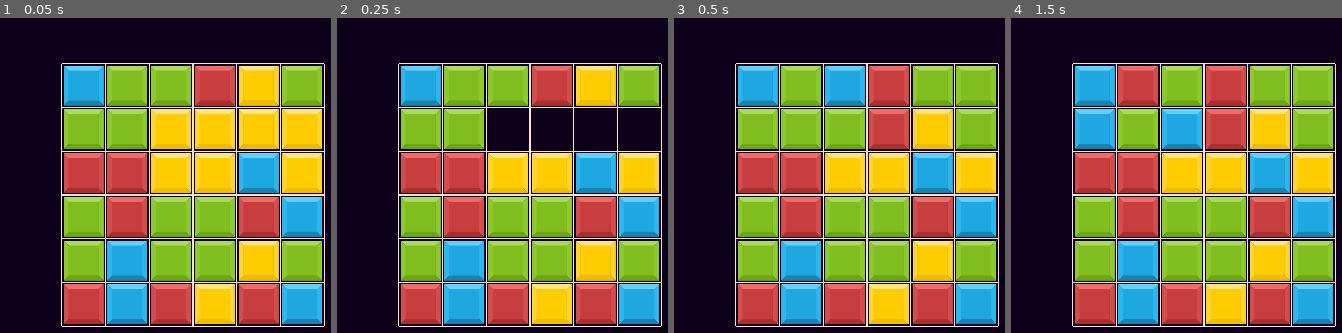
Above: before the commit, frames 1-4 (left to right).
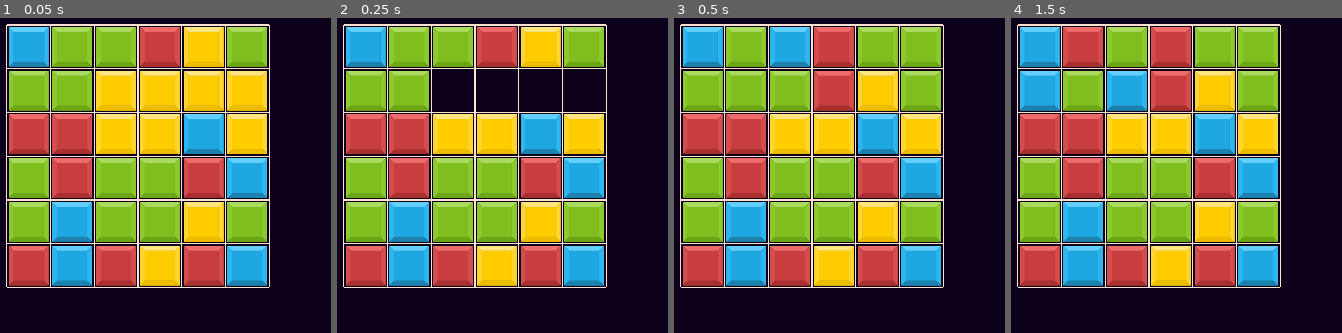
Above: after the commit, the same moments.

Repository: bonsaipropaganda/match-3-with-a-twist
Game: Godot game, scene res://Content/world.tscn
Two runs of this game, one before a commit and one after it. Both use one fixed random seed, a clock stepped at 60 frames per second and the inputs below. The engine's default icon, where the game draws it, is replaced by a stand-in: a white triangle on a blue panel in a dark square.
Inputs (mouse positions are in pixels of both pictures, inside the frame that each line leads up to):
- Up to frame 1 (0.05 s): no input
- Up to frame 2 (0.25 s): no input
- Up to frame 3 (0.5 s): no input
- Up to frame 4 (1.5 s): move the mouse to (1093, 84) at 0.52 s; click (1093, 84) at 0.6 s; tap Enter at 1.25 s; move the mouse to (1136, 128) at 1.27 s; click (1136, 128) at 1.35 s

The runs differ from the first frame. In frame 1, 79% of the frame differs, in the area x 1-99%, y 1-99%; in frame 2, 78%; in frame 3, 79%; in frame 4, 79%.

Commit message:
Add connected tiles as children of grid rather than world. Cleaned up code a bit.

Diff:
--- a/Content/Grid/grid.gd
+++ b/Content/Grid/grid.gd
@@ -12,13 +12,12 @@
 @export var tile_width = 70
 
 @onready var tile_scene := preload("res://Content/Tile/tile.tscn")
+@onready var connected_scene := preload("res://Content/Tile/connected_tiles.tscn")
 @export var connected_tile_scene: PackedScene
 
 var grid: Array
 var group_counts: Dictionary
 var done_updating := false
-
-signal match_created
 
 func _ready():
 	if !Engine.is_editor_hint():
@@ -86,7 +85,8 @@
 
 func set_tile_scene_position(tile, x, y):
 	tile.position = Vector2(x * tile_width, y * tile_width) + Vector2(TILE_MARGIN, TILE_MARGIN)
-	tile.grid_pos = Vector2(x,y)
+	if tile.get("grid_pos") != null:
+		tile.grid_pos = Vector2(x,y)
 
 func add_tile(x, y) -> bool:
 	if (x < 0 || x >= grid_width || y < 0 || y >= grid_height):
@@ -181,9 +181,11 @@
 			var match_type = i[0] # color of the match check tile scene to see what color the number coordinates too
 			var x = i[1] # x and y cords of each tile in the match
 			var y = i[2]
-			match_created.emit(match_type,x,y) # this signal will send the info of match created to the new connected piece scene
-
-		done_updating = false # deletes all matched tiles
+			var connected = connected_scene.instantiate()
+			set_tile_scene_position(connected, x, y)
+			add_child(connected)
+		if to_connect.size() == 0:
+			done_updating = false # deletes all matched tiles
 
 
 #func update_tile_group(x, y, group_id, tile_type):
--- a/Content/Tile/connected_tiles.gd
+++ b/Content/Tile/connected_tiles.gd
@@ -7,7 +7,7 @@
 
 # Called when the node enters the scene tree for the first time.
 func _ready() -> void:
-	set_tile_scene_position(self,x,y)
+	pass#set_tile_scene_position(self,x,y)
 
 
 # Called every frame. 'delta' is the elapsed time since the previous frame.
--- a/Content/world.tscn
+++ b/Content/world.tscn
@@ -2,13 +2,11 @@
 
 [ext_resource type="Script" path="res://Content/world.gd" id="1_hi13m"]
 [ext_resource type="PackedScene" uid="uid://dkbegd2mpsmvo" path="res://Content/Grid/grid.tscn" id="1_ja7kt"]
-[ext_resource type="PackedScene" uid="uid://dcdy8s31ojjmr" path="res://Content/Tile/connected_tiles.tscn" id="2_c12vq"]
+[ext_resource type="PackedScene" uid="uid://oqlb488eqks2" path="res://Content/Tile/connected_tiles.tscn" id="2_c12vq"]
 
 [node name="World" type="Node2D"]
 script = ExtResource("1_hi13m")
 connected_tile_scene = ExtResource("2_c12vq")
 
 [node name="Grid" parent="." instance=ExtResource("1_ja7kt")]
-position = Vector2(462, 198)
-
-[connection signal="match_created" from="Grid" to="." method="_on_grid_match_created"]
+position = Vector2(374, 136)
Not shown: 1 places in Content/Tile/connected_tiles.tscn that only renumber resources
